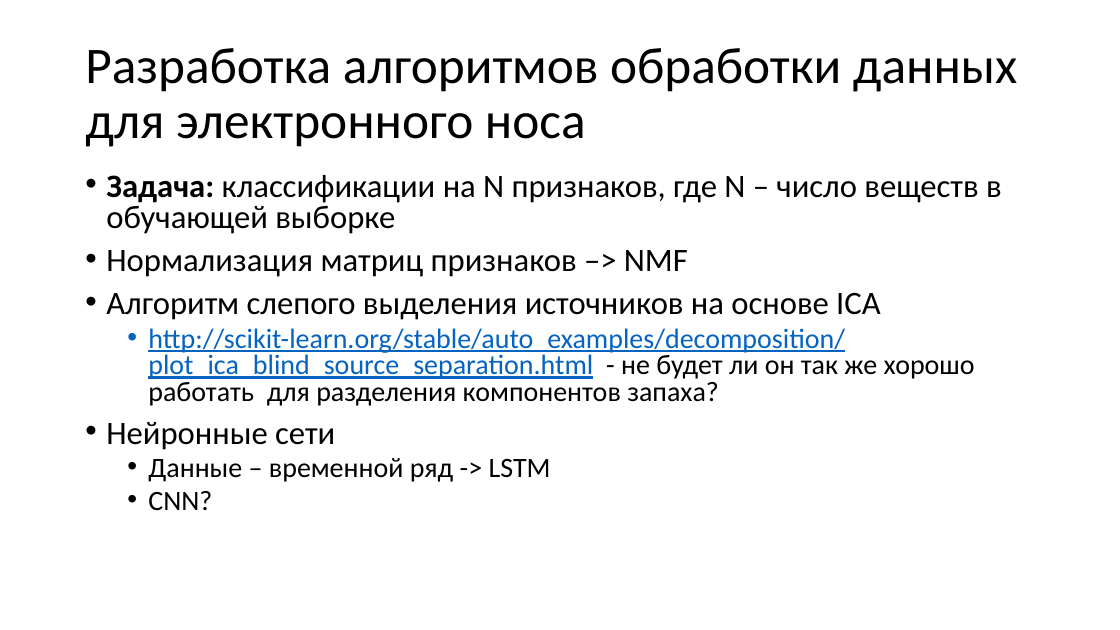
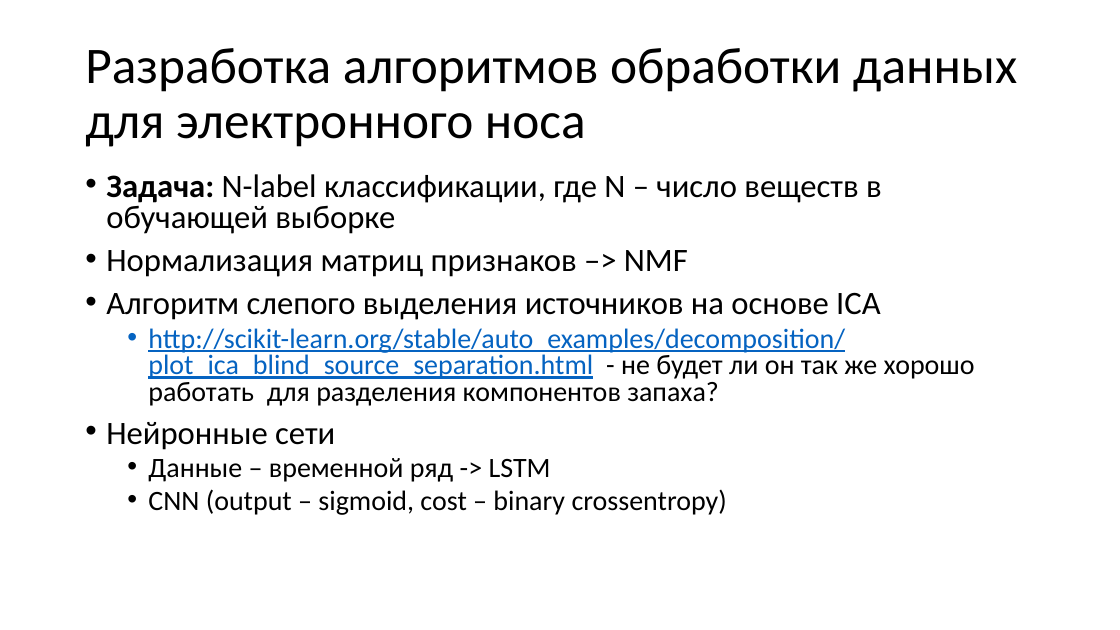
Before and after one commit to ashadrina/nose_project, a slide deck: slide 5 of status.pptx. Drawn at 1120x630 pixels with LibreOffice and Linux fonts; fonts in the diff are those of the drawing. Boxes give left, top, right and bottom in pixels: in the first picture for what was removed or moved away, otherwise in the second. Text is boxed around its words. In the diff, an @@ line names an element or a change of style, - is before the commit and + after.

Commit message:
Update status slides

```diff
--- a/status.pptx
+++ b/status.pptx
@@ text at (106, 174, 882, 234): text changed @@
-• Задача: классификации на N признаков, где N – число веществ в обучающей выборке
+• Задача: N-label классификации, где N – число веществ в обучающей выборке
@@ text at (148, 489, 727, 515): text changed @@
-  • CNN?
+  • CNN (output – sigmoid, cost – binary crossentropy)
```
